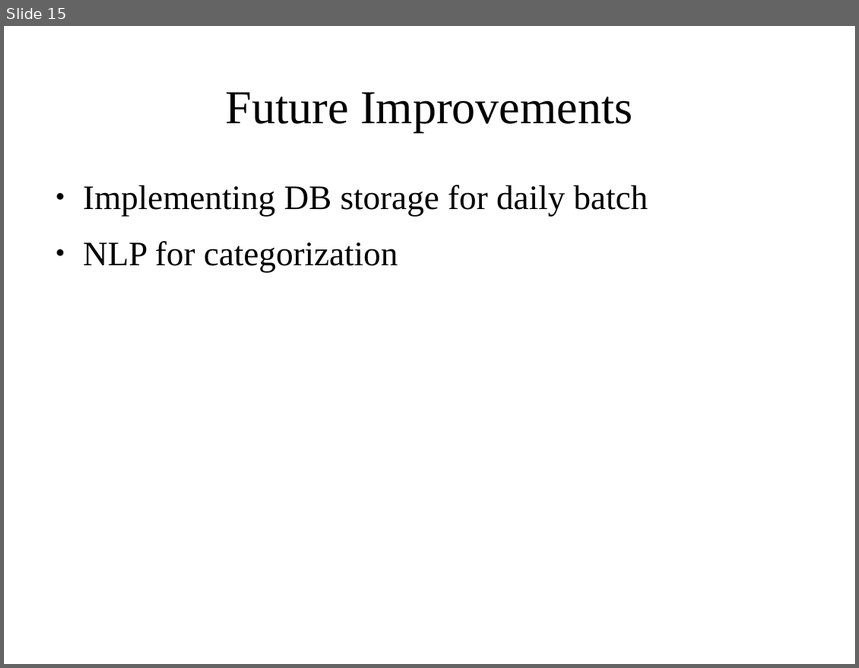
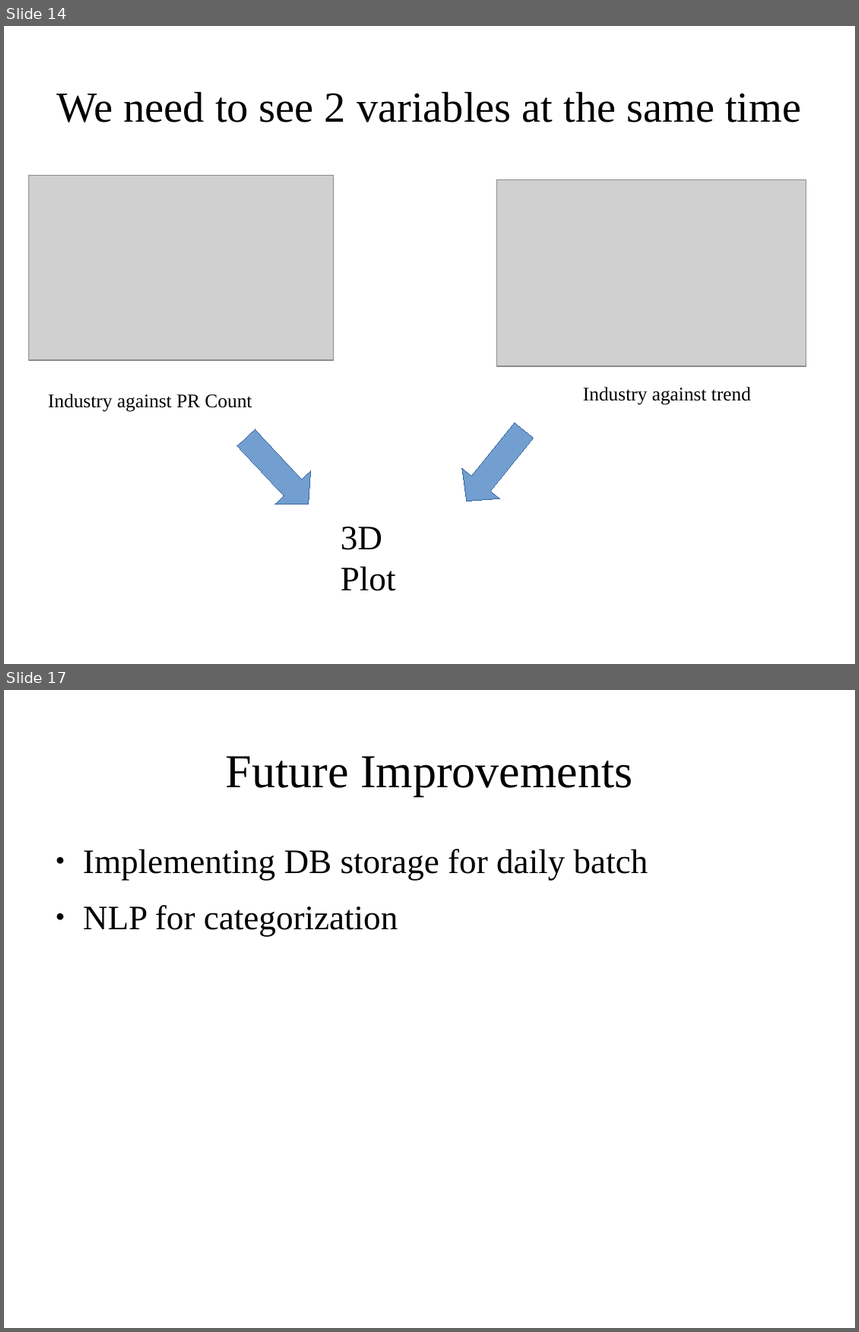
Before and after one commit to chazzy1/webscraping, a slide deck: documents/news_scraping.odp. Shown one above the other, each under a label of ours: slide 15 before the commit, slides 14 and 17 after it; the slides between them are not shown. The pictures are 859x668 and 859x1332 pixels, drawn with LibreOffice and Linux fonts; fonts in the diff are those of the drawing; grey boxes stand for pictures. Boxes give left, top, right and bottom in pixels: in the first picture for what was removed or moved away, otherwise in the second. Text is boxed around its words. In the diff, an @@ line names an element or a change of style, - is before the commit and + after.

```diff
--- a/documents/news_scraping.odp
+++ b/documents/news_scraping.odp
@@ slide 14 added at box(4, 26, 855, 664), background #FFFFFF @@
@@ title added at box(57, 91, 801, 123), 40 pt, text #000000 @@
+We need to see 2 variables at the same time
@@ picture added at box(29, 175, 333, 360) @@
@@ picture added at box(496, 180, 807, 366) @@
@@ text added at box(583, 387, 751, 405), 18 pt, text #000000 @@
+Industry against trend
@@ text added at box(48, 394, 252, 412), 18 pt, text #000000 @@
+Industry against PR Count
@@ right arrow added at box(228, 421, 326, 522), fill #729FCF, outline #3465A4 0 pt @@
@@ right arrow added at box(448, 415, 543, 517), fill #729FCF, outline #3465A4 0 pt @@
@@ text added at box(341, 527, 396, 591), 32 pt, text #000000 @@
+3D Plot
@@ what was slide 15 is now slide 17 @@
```
Also in this commit, not shown: 2 slides changed, 1 other slide added, 2 other files.
